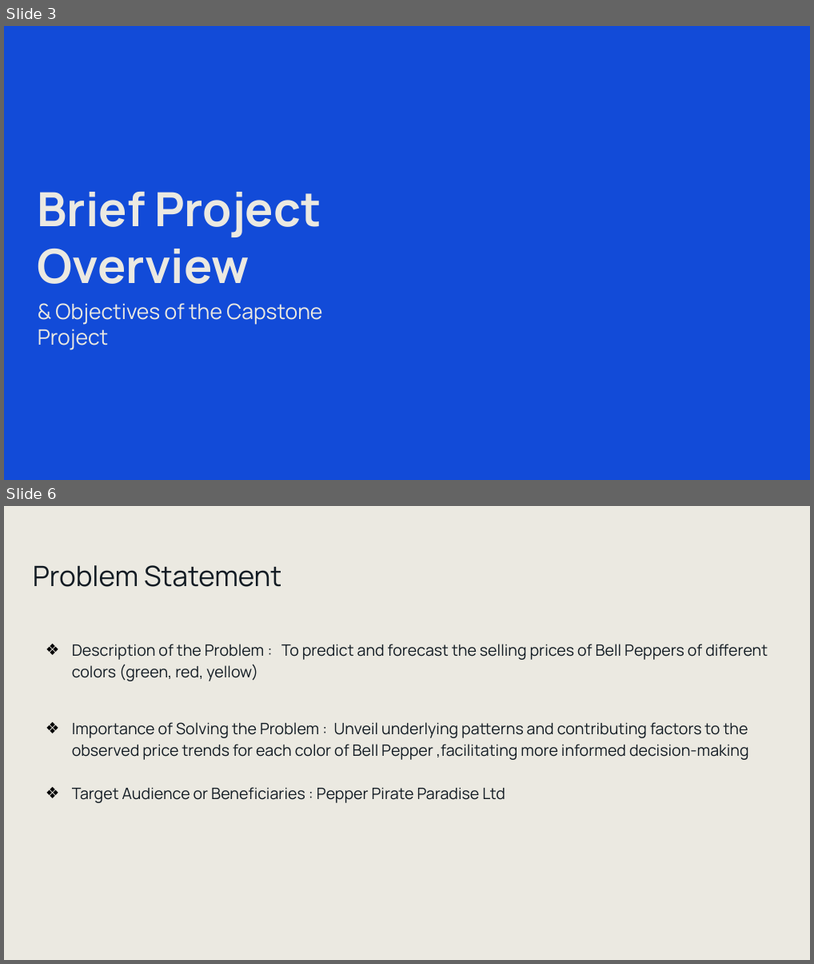
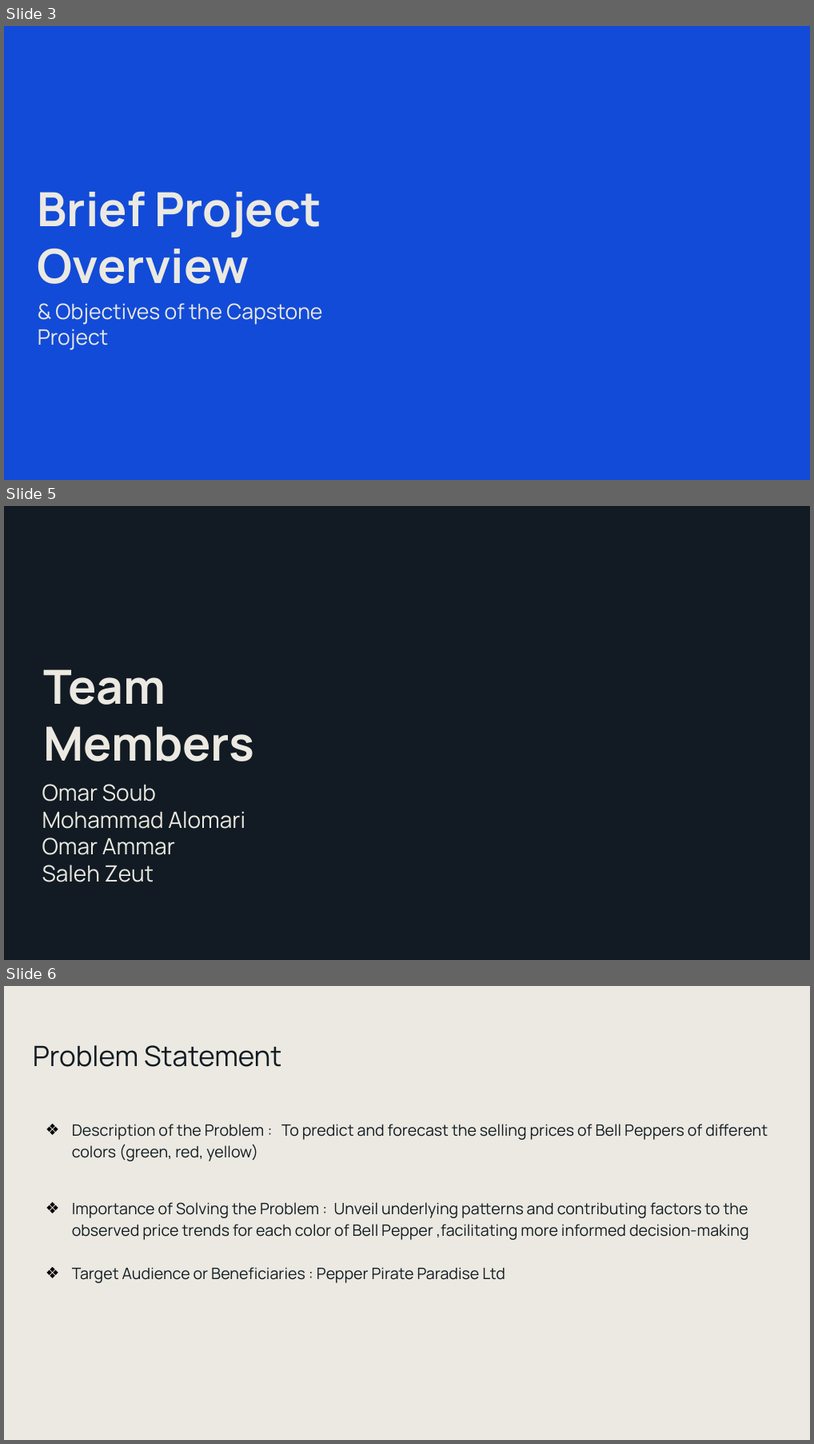
Before and after one commit to omar-ammar0/Intern_Final_Project, a slide deck: Presentation/AI Internship Capstone Project Presentation.pptx. Shown one above the other, each under a label of ours: slides 3 and 6 before the commit, slides 3, 5 and 6 after it; the slides between them are not shown. The pictures are 814x964 and 814x1444 pixels, drawn with LibreOffice and Linux fonts; fonts in the diff are those of the drawing; background and template pictures are left out. Boxes give left, top, right and bottom in pixels: in the first picture for what was removed or moved away, otherwise in the second. Text is boxed around its words. In the diff, an @@ line names an element or a change of style, - is before the commit and + after.

```diff
--- a/Presentation/AI Internship Capstone Project Presentation.pptx
+++ b/Presentation/AI Internship Capstone Project Presentation.pptx
@@ slide 5 added at [4,506,810,960], background #121B23 @@
@@ title added at [44,669,254,761], 42 pt, text #EBE9E1, bold @@
+Team Members
@@ title added at [42,784,246,882], 20 pt, text #EBE9E1 @@
+Omar Soub
+Mohammad Alomari
+Omar Ammar
+Saleh Zeut
```
Also in this commit, not shown: 1 slide changed, 2 other slides added, 3 slides removed.
